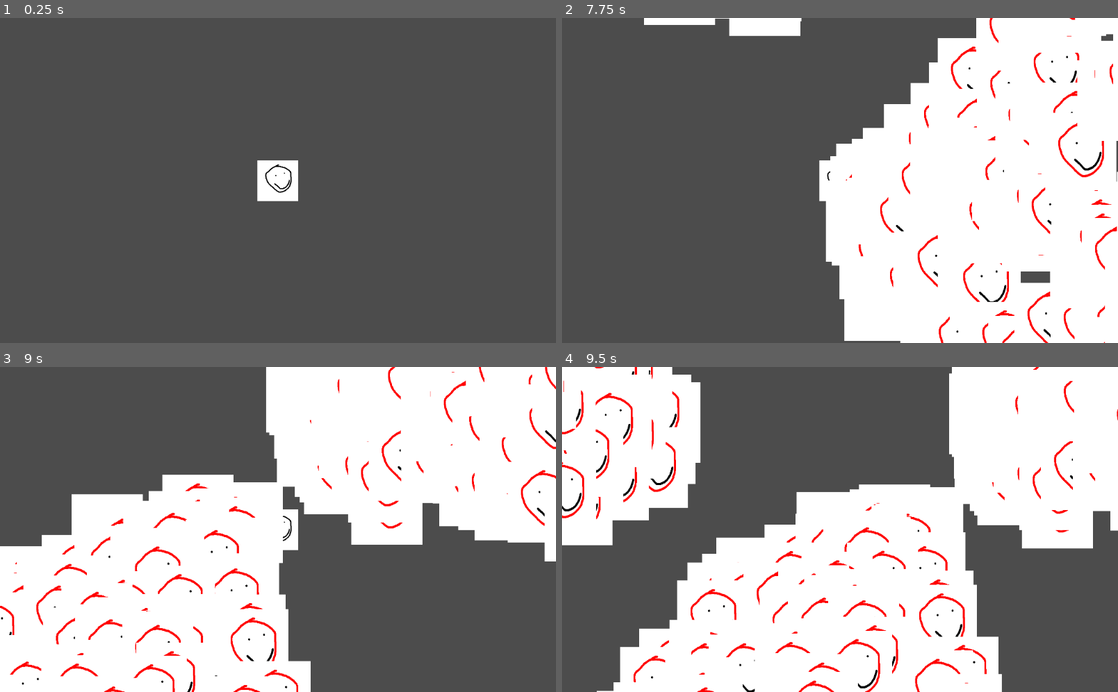
Above: before the commit, frames 1-4 (two rows, left to right).
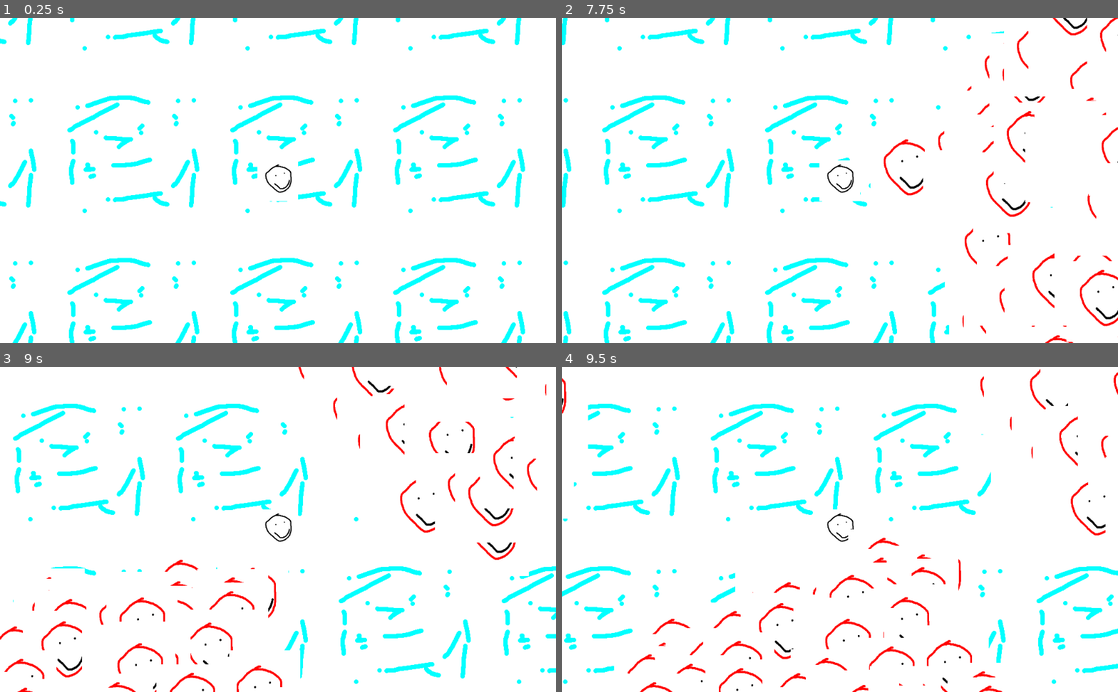
Above: after the commit, the same moments.

Repository: Lock-The-Door/Billowing-Blizzards
Game: Godot game, scene res://Scenes/Game.tscn
The game is run twice, just before and just after one commit, with the same random seed, the same clock (stepped at 60 frames per second) and the same inputs.
Inputs:
- Up to frame 1 (0.25 s): no input
- Up to frame 2 (7.75 s): tap Enter at 0.5 s; hold D 0.53-1.28 s; tap Space at 0.77, 1.52, 3.02, 3.77, 4.52, 6.02, 6.77, 7.52 s; hold S 1.28-2.03 s; hold D 2.03-2.78 s; hold W 2.78-3.53 s; hold A 3.53-5.03 s; hold S 5.03-5.78 s; hold D 5.78-6.53 s; hold W 6.53-7.28 s; hold D from 7.28 s (still down)
- Up to frame 3 (9 s): release D at 8.03 s; hold S 8.03-8.78 s; hold A from 8.78 s (still down)
- Up to frame 4 (9.5 s): keep holding A; tap Space at 9.02 s

The runs differ from the first frame. In frame 1, 99% of the frame differs, in the area x 0-100%, y 0-100%; in frame 2, 58%; in frame 3, 49%; in frame 4, 48%.

Commit message:
Enemy spawning proof of concept

Diff:
--- a/Scenes/Game.tscn
+++ b/Scenes/Game.tscn
@@ -1,15 +1,31 @@
-[gd_scene load_steps=6 format=2]
+[gd_scene load_steps=8 format=2]
 
 [ext_resource path="res://Assets/stupid face.png" type="Texture" id=1]
 [ext_resource path="res://Scripts/Player.gd" type="Script" id=2]
 [ext_resource path="res://Scripts/Camera.gd" type="Script" id=3]
 [ext_resource path="res://Scripts/Enemy Spawner.gd" type="Script" id=4]
+[ext_resource path="res://Assets/snow bg.png" type="Texture" id=5]
+[ext_resource path="res://Scripts/Background.gd" type="Script" id=6]
 
 [sub_resource type="CapsuleShape2D" id=8]
 radius = 150.0
 height = 500.0
 
 [node name="Game" type="Node2D"]
+
+[node name="Background" type="TextureRect" parent="."]
+anchor_right = 1.0
+anchor_bottom = 1.0
+margin_left = -1000.0
+margin_top = -1000.0
+margin_right = 1000.0
+margin_bottom = 1000.0
+grow_horizontal = 2
+grow_vertical = 2
+texture = ExtResource( 5 )
+expand = true
+stretch_mode = 2
+script = ExtResource( 6 )
 
 [node name="Player" type="Sprite" parent="."]
 scale = Vector2( 0.25, 0.25 )
--- a/Scripts/Background.gd
+++ b/Scripts/Background.gd
@@ -1 +1,16 @@
-extends TileMap
+extends TextureRect
+
+const WORLD_SIZE = preload("res://Scripts/Constants.gd").WORLD_SIZE
+
+func _ready():
+	setSize()
+	get_tree().get_root().connect("size_changed", self, "setSize")
+
+
+func setSize():
+	# get window size
+	var window_size = get_viewport_rect().size
+	# set size of the texture
+	set_size(WORLD_SIZE + window_size)
+	# set position of the texture
+	set_position(-get_rect().size / 2)
--- a/Scripts/Enemy Spawner.gd
+++ b/Scripts/Enemy Spawner.gd
@@ -18,7 +18,7 @@
 	# temporary way to spawn enemies
 	timePassed += delta
 
-	if level != 0 and timePassed > 1/level:
+	if level != 0 and timePassed > 10/level:
 		timePassed = 0
 		spawnEnemy()
 
--- a/project.godot
+++ b/project.godot
@@ -12,6 +12,7 @@
 
 config/name="Billowing Blizzards"
 run/main_scene="res://Scenes/Game.tscn"
+boot_splash/bg_color=Color( 0.141176, 0.141176, 0.141176, 1 )
 config/icon="res://icon.png"
 
 [gui]
